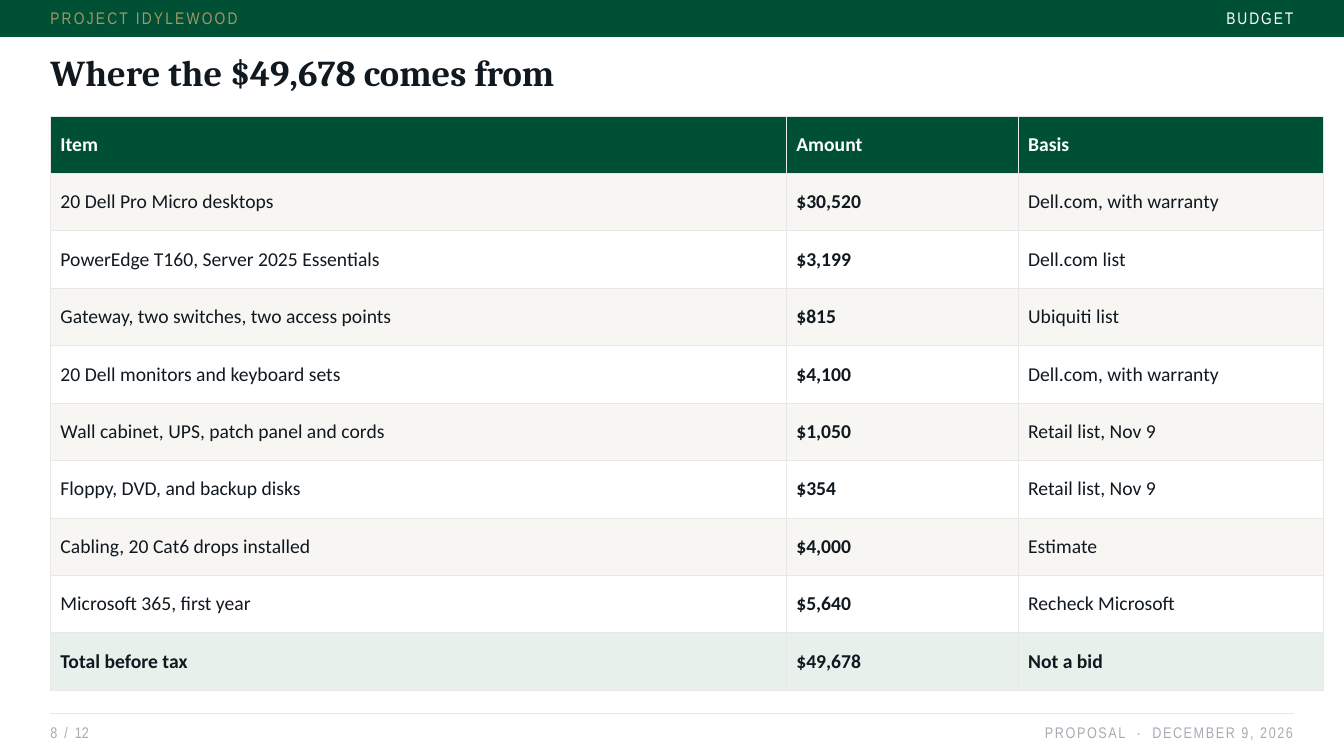
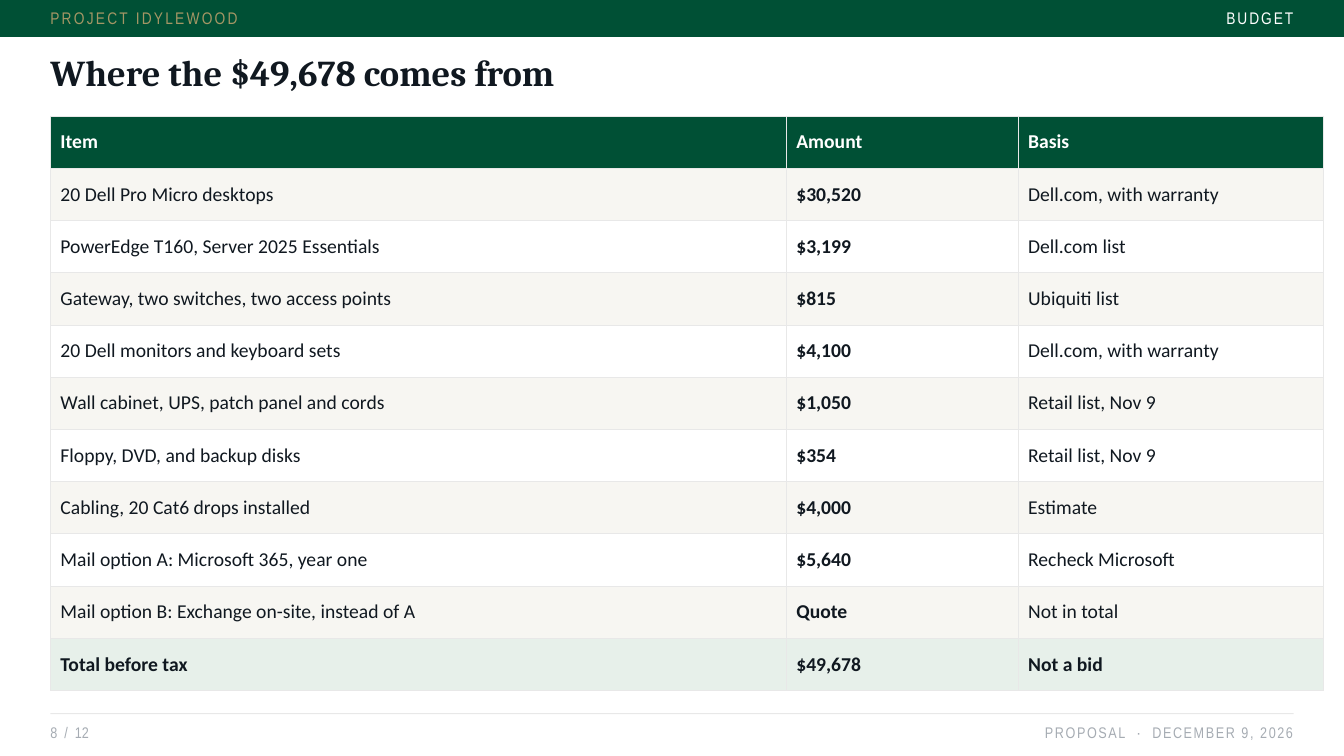
Before and after one commit to jxstjoeii/project-idylewood, a slide deck: slide 8 of slides/Project-Idylewood-Proposal.pptx. Drawn at 1344x756 pixels with LibreOffice and Linux fonts; fonts in the diff are those of the drawing. Boxes give left, top, right and bottom in pixels: in the first picture for what was removed or moved away, otherwise in the second. Text is boxed around its words. In the diff, an @@ line names an element or a change of style, - is before the commit and + after.

```diff
--- a/slides/Project-Idylewood-Proposal.pptx
+++ b/slides/Project-Idylewood-Proposal.pptx
@@ table at (x1=50, y1=116, x2=1324, y2=691) @@
-row 9: Microsoft 365, first year | $5,640 | Recheck Microsoft
+row 9: Mail option A: Microsoft 365, year one | $5,640 | Recheck Microsoft
+row 10: Mail option B: Exchange on-site, instead of A | Quote | Not in total
```
Also in this commit, not shown: 4 other slides changed, 3 other files.
